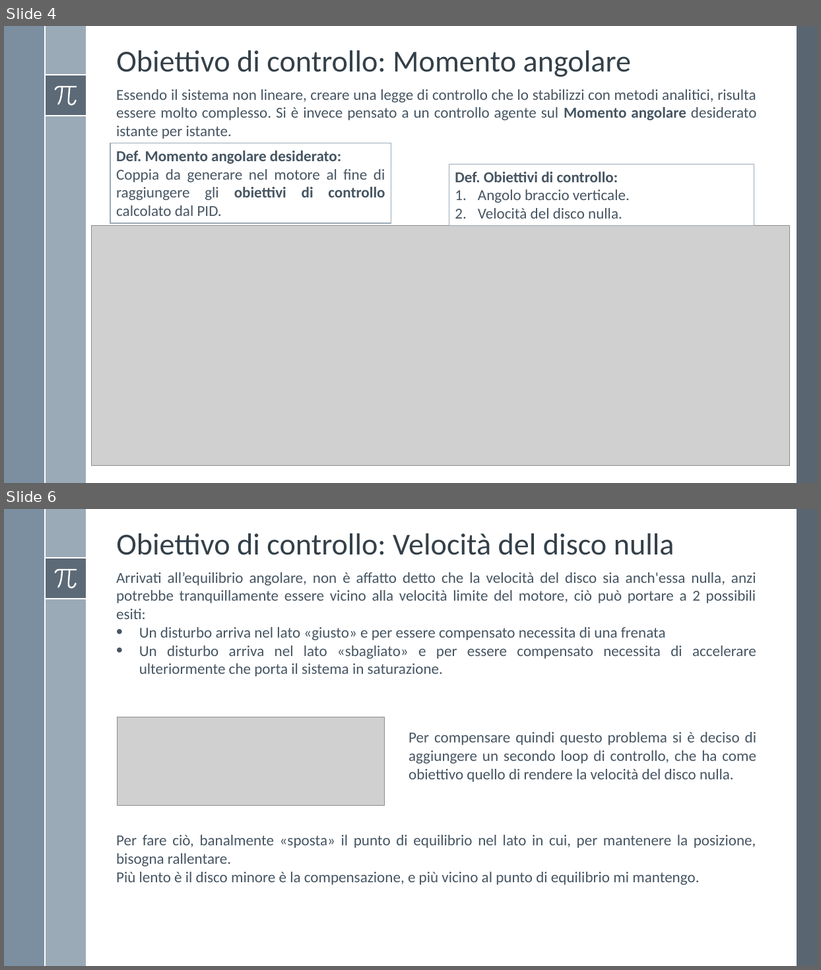
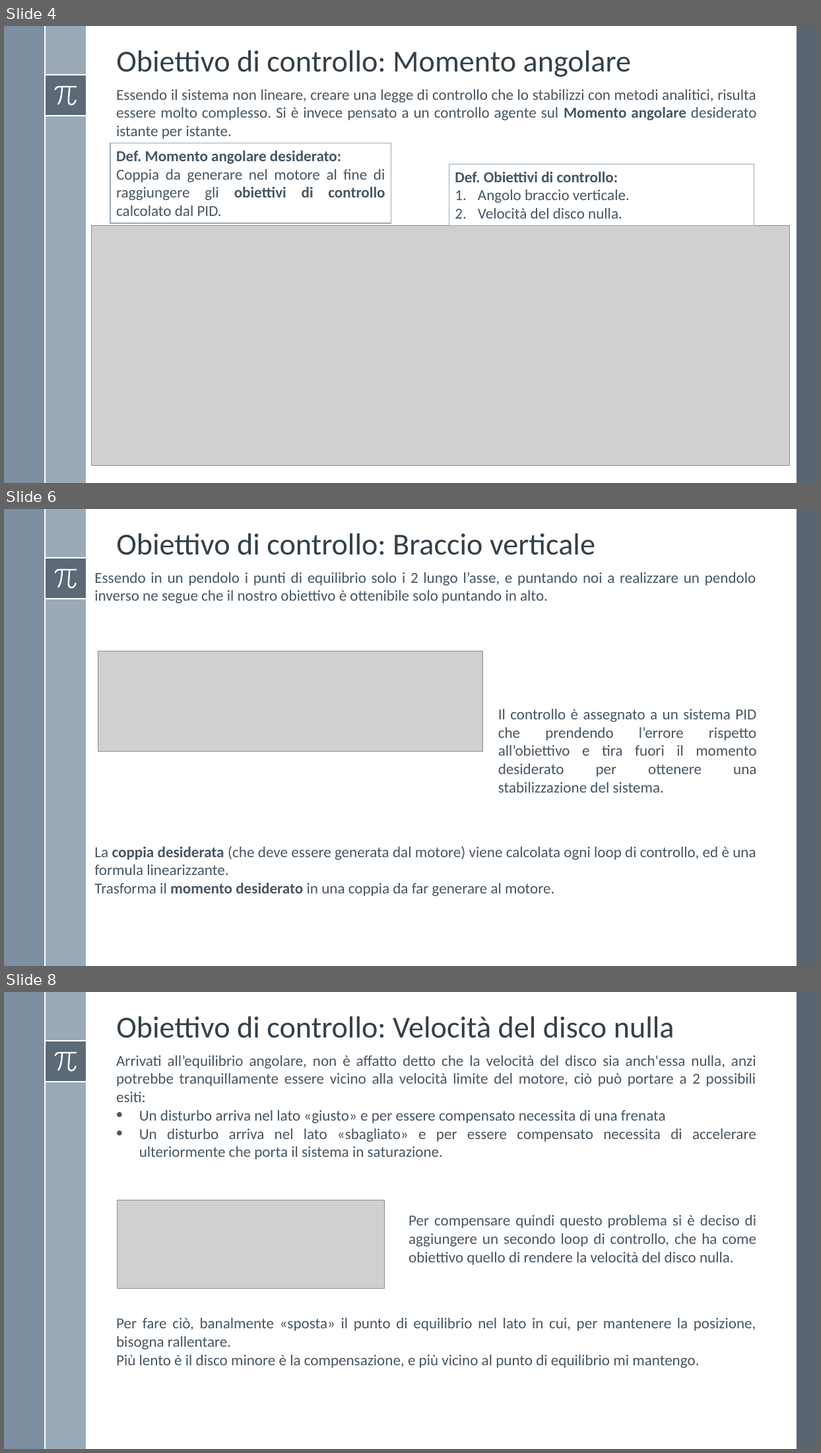
Before and after one commit to Alfystar/mv-Project, a slide deck: 00_Relazione/Simulazione sistema e Modello di controllo/Simulazione e Controllo.pptx. Shown one above the other, each under a label of ours: slides 4 and 6 before the commit, slides 4, 6 and 8 after it; the slides between them are not shown. The pictures are 821x970 and 821x1453 pixels, drawn with LibreOffice and Linux fonts; fonts in the diff are those of the drawing; grey boxes stand for pictures. Boxes give left, top, right and bottom in pixels: in the first picture for what was removed or moved away, otherwise in the second. Text is boxed around its words. In the diff, an @@ line names an element or a change of style, - is before the commit and + after.

Commit message:
presentazione controllo end?

```diff
--- a/00_Relazione/Simulazione sistema e Modello di controllo/Simulazione e Controllo.pptx
+++ b/00_Relazione/Simulazione sistema e Modello di controllo/Simulazione e Controllo.pptx
@@ slide 6 added at (x1=4, y1=509, x2=817, y2=966), background #FFFFFF; not listed: 8 template elements that a slide beside it also shows @@
@@ title added at (x1=116, y1=533, x2=595, y2=555), 36 pt, text #35404A @@
+Obiettivo di controllo: Braccio verticale
@@ text added at (x1=94, y1=572, x2=756, y2=603), 18 pt, text #465562 @@
+Essendo in un pendolo i punti di equilibrio solo i 2 lungo l’asse, e puntando noi a realizzare un pendolo inverso ne segue che il nostro obiettivo è ottenibile solo puntando in alto.
@@ picture added at (x1=98, y1=651, x2=483, y2=751) @@
@@ text added at (x1=498, y1=709, x2=756, y2=793), 18 pt, text #465562 @@
+Il controllo è assegnato a un sistema PID che prendendo l’errore rispetto all’obiettivo e tira fuori il momento desiderato per ottenere una stabilizzazione del sistema.
@@ text added at (x1=94, y1=846, x2=756, y2=896), 18 pt, text #465562 @@
+La coppia desiderata (che deve essere generata dal motore) viene calcolata ogni loop di controllo, ed è una formula linearizzante.
+Trasforma il momento desiderato in una coppia da far generare al motore.
@@ what was slide 6 is now slide 8 @@
```
Also in this commit, not shown: 2 slides changed, 1 other slide added.
